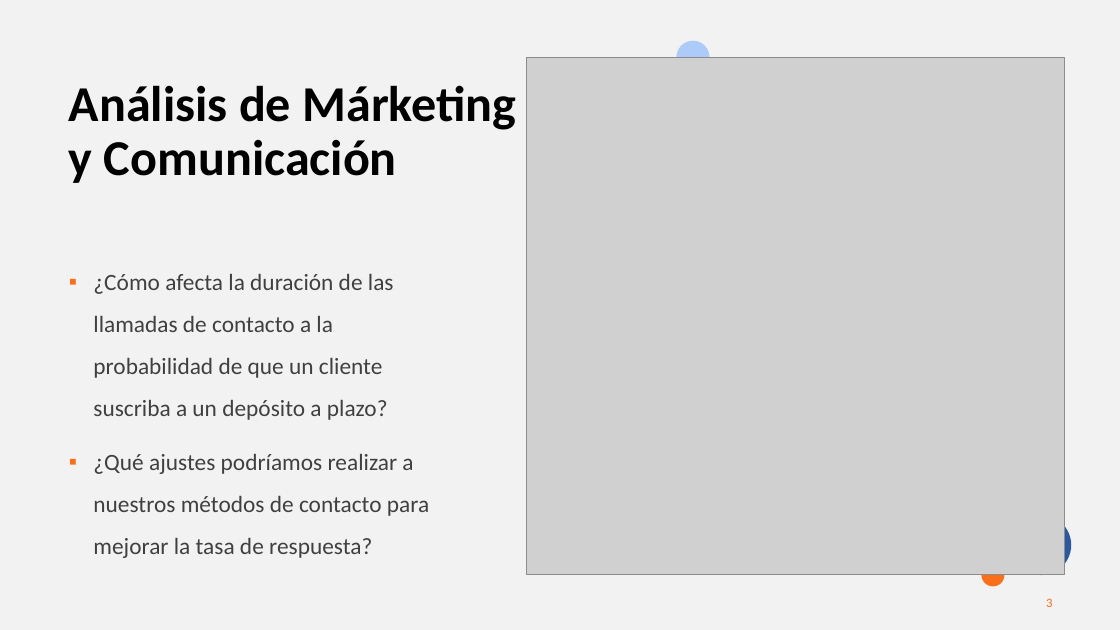
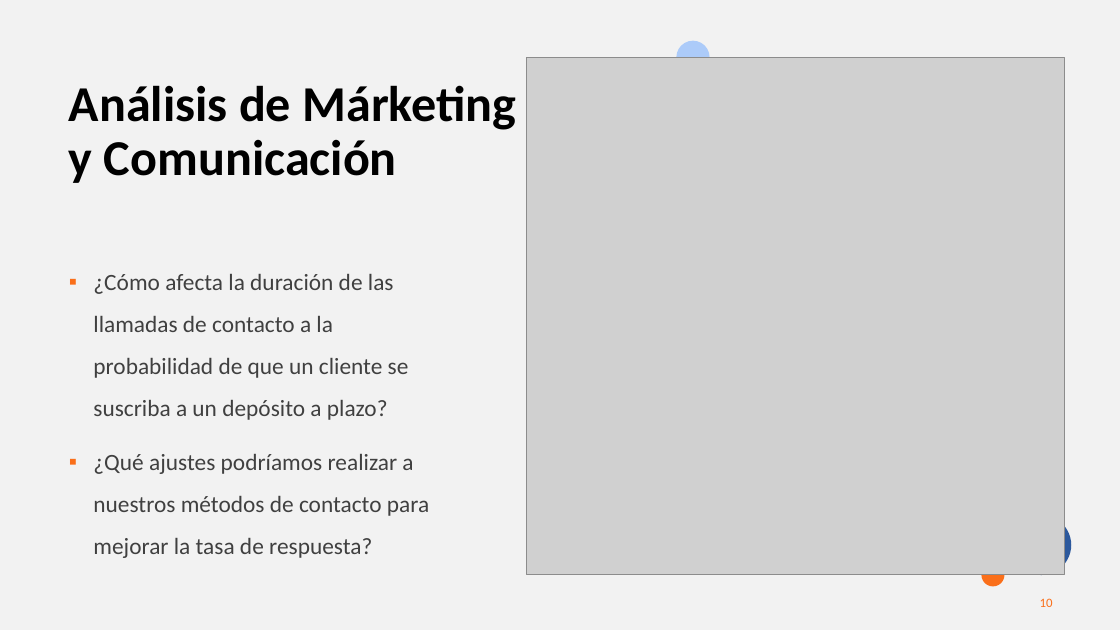
Before and after one commit to MarinaTorba/PersonalDataProrjects, a slide deck: slide 10 of Equip_B/results/D1_presentacion.pptx (slide 3 before the commit). Drawn at 1120x630 pixels with LibreOffice and Linux fonts; fonts in the diff are those of the drawing; grey boxes stand for pictures. Boxes give left, top, right and bottom in pixels: in the first picture for what was removed or moved away, otherwise in the second. Text is boxed around its words. In the diff, an @@ line names an element or a change of style, - is before the commit and + after.

```diff
--- a/Equip_B/results/D1_presentacion.pptx
+++ b/Equip_B/results/D1_presentacion.pptx
@@ text at box(93, 274, 409, 420): text changed @@
-▪ ¿Cómo afecta la duración de las llamadas de contacto a la probabilidad de que un cliente suscriba a un depósito a plazo?
+▪ ¿Cómo afecta la duración de las llamadas de contacto a la probabilidad de que un cliente se suscriba a un depósito a plazo?
@@ page number at box(1040, 598, 1053, 607): text changed @@
-3
+10
```
Also in this commit, not shown: 7 other slides changed, 15 slides added.
